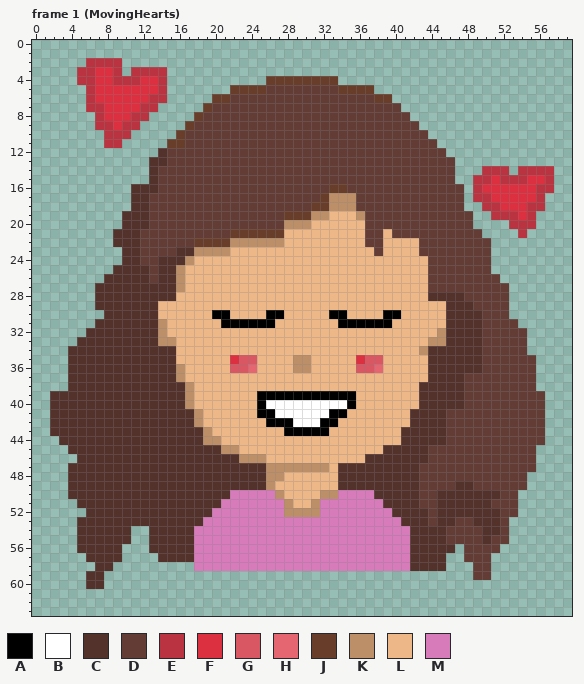
Pixel-art file, stored at Assets/VeryHappyWifeHearts.aseprite. The first picture shows the starting point.
60x64 pixels, 3 frames. Shown: frame 1 (MovingHearts). The commit also changed other frames, which this record leaves out.
Palette (. is transparent): A #000000  B #ffffff  C #54322c  D #633c36  E #b93440  F #dc3040  G #d95763  H #e56571  J #683d29  K #bd8f68  L #eeb788  M #d77bba
New version:
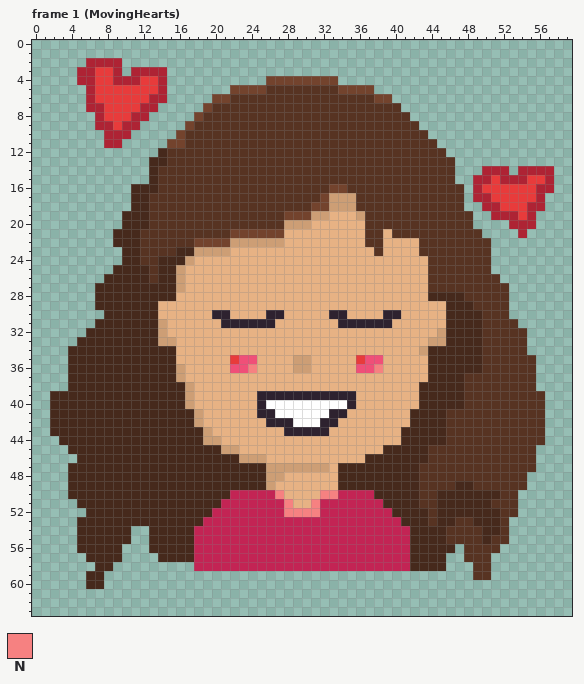
Colours new in this view: N #f68181
The edit:
colour A: #000000 -> #2e222f
colour C: #54322c -> #46291c
colour D: #633c36 -> #573322
colour E: #b93440 -> #ae2334
colour F: #dc3040 -> #e83b3b
colour G: #d95763 -> #f04f78
colour J: #683d29 -> #73432d
colour K: #bd8f68 -> #cd9e75
colour L: #eeb788 -> #e7b284
colour M: #d77bba -> #c32454
Frame 1 (MovingHearts):
y 36: x 24 H -> N; x 38 H -> N
y 50: x 27 K -> N; x 32..33 KK -> NN
y 51: x 28 K -> N; x 31 K -> N
y 52: x 28..31 KKKK -> NNNN
Pixel boxes of the changes (left, top, right, bottom) in both pictures:
changed: (50, 58, 554, 589)
